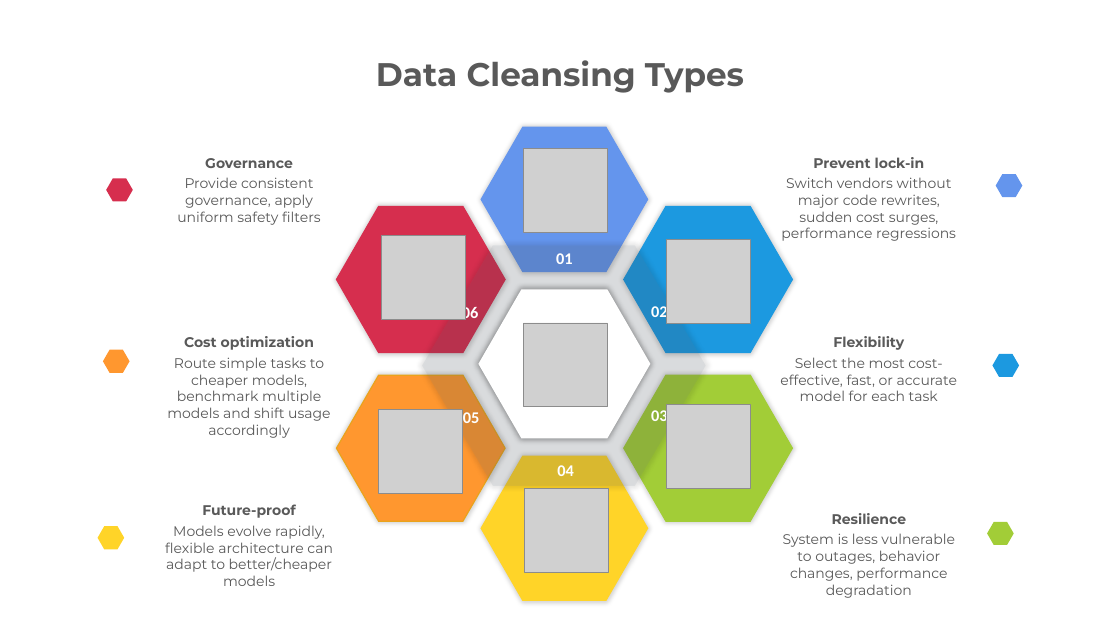
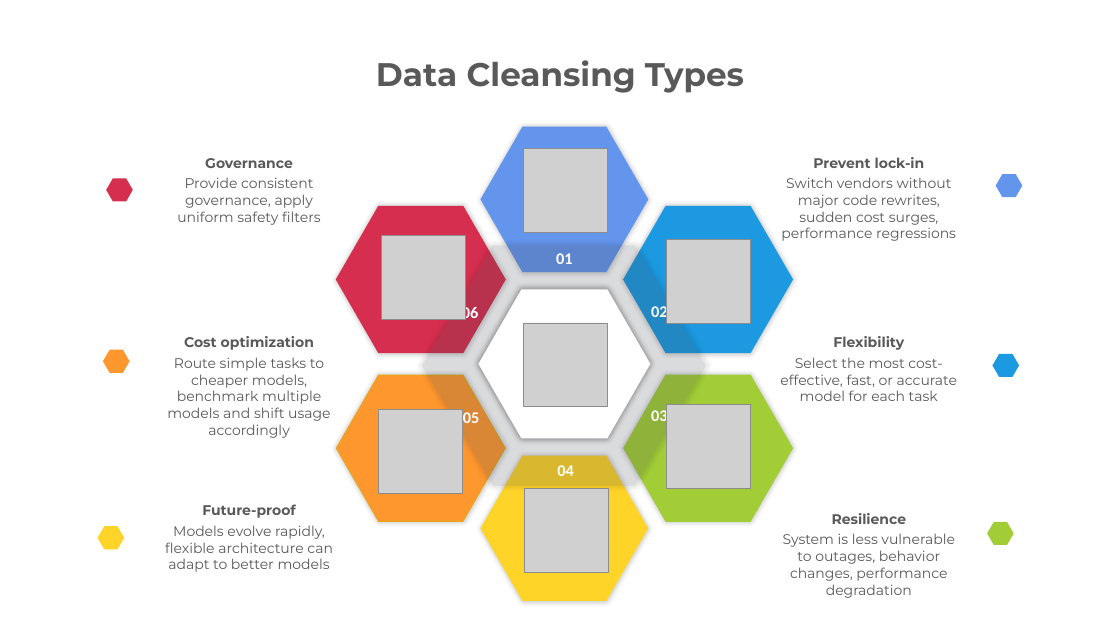
Before and after one commit to slsu0424/slsu0424.github.io, a slide deck: slide 1 of test1.pptx. Drawn at 1120x630 pixels with LibreOffice and Linux fonts; fonts in the diff are those of the drawing; grey boxes stand for pictures. Boxes give left, top, right and bottom in pixels: in the first picture for what was removed or moved away, otherwise in the second. Text is boxed around its words. In the diff, an @@ line names an element or a change of style, - is before the commit and + after.

```diff
--- a/test1.pptx
+++ b/test1.pptx
@@ text at bbox=[165, 525, 333, 572]: text changed @@
-Models evolve rapidly, flexible architecture can adapt to better/cheaper models
+Models evolve rapidly, flexible architecture can adapt to better models
```
Also in this commit, not shown: 1 other file.
